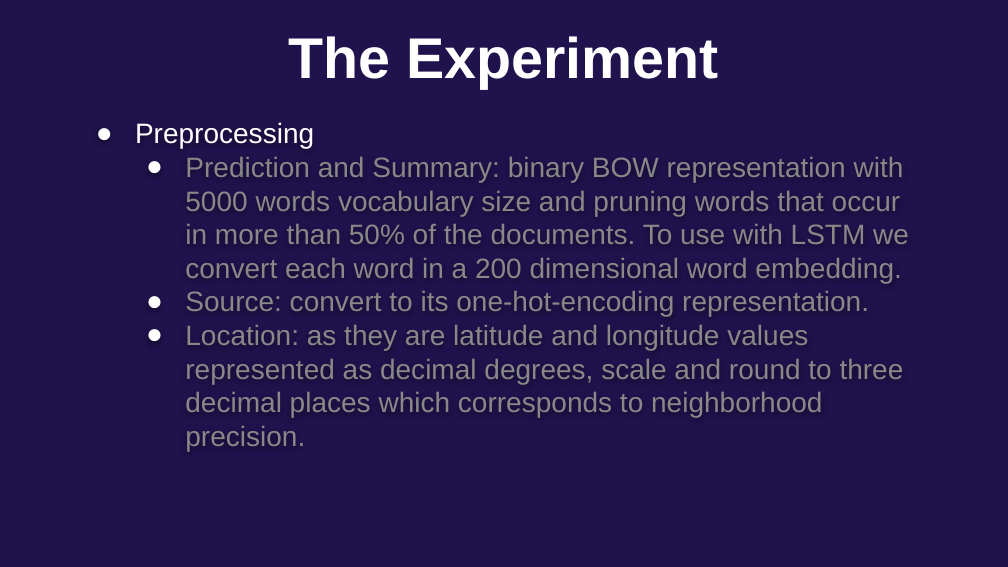
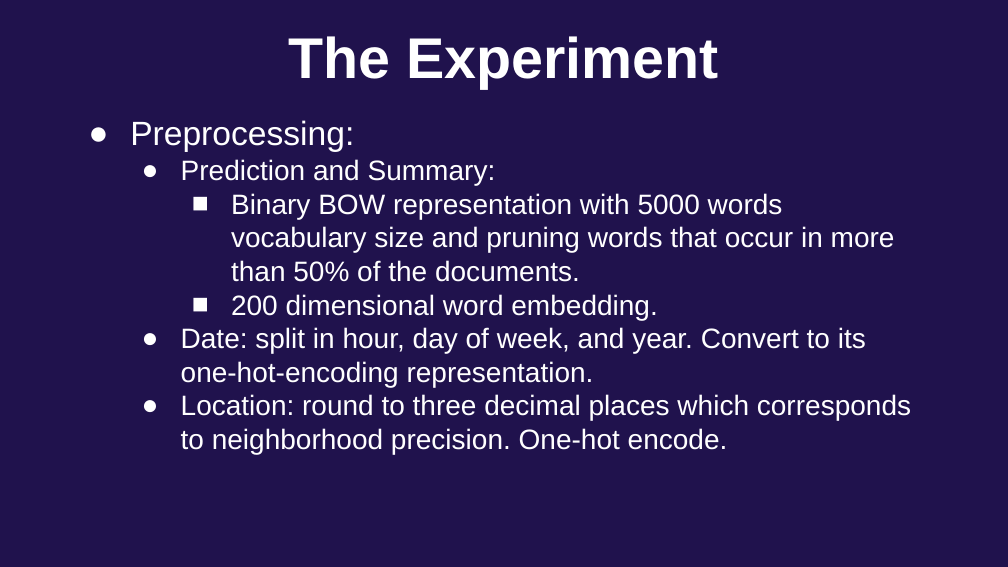
Before and after one commit to masdeval/seeclickfix, a slide deck: slide 12 of article/Predicting the urgency of urban issues.pptx (slide 10 before the commit). Drawn at 1008x567 pixels with LibreOffice and Linux fonts; fonts in the diff are those of the drawing; background and template pictures are left out. Boxes give left, top, right and bottom in pixels: in the first picture for what was removed or moved away, otherwise in the second. Text is boxed around its words. In the diff, an @@ line names an element or a change of style, - is before the commit and + after.

```diff
--- a/article/Predicting the urgency of urban issues.pptx
+++ b/article/Predicting the urgency of urban issues.pptx
@@ text at (130, 120, 911, 454): text changed; text colour #888888 to #FFFFFF @@
-● Preprocessing
-  ● Prediction and Summary: binary BOW representation with 5000 words vocabulary size and pruning words that occur in more than 50% of the documents. To use with LSTM we convert each word in a 200 dimensional word embedding.
-  ● Source: convert to its one-hot-encoding representation.
-  ● Location: as they are latitude and longitude values represented as decimal degrees, scale and round to three decimal places which corresponds to neighborhood precision.
+● Preprocessing:
+  ● Prediction and Summary:
+    ■ Binary BOW representation with 5000 words vocabulary size and pruning words that occur in more than 50% of the documents.
+    ■ 200 dimensional word embedding.
+  ● Date: split in hour, day of week, and year. Convert to its one-hot-encoding representation.
+  ● Location: round to three decimal places which corresponds to neighborhood precision. One-hot encode.
```
Also in this commit, not shown: 6 other slides changed, 10 slides added, 2 slides removed, 5 other files.
